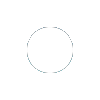
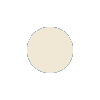
Layers edited between the first and the second 100px x 100px image:
painted on "Background" over (27, 27, 73, 73)
